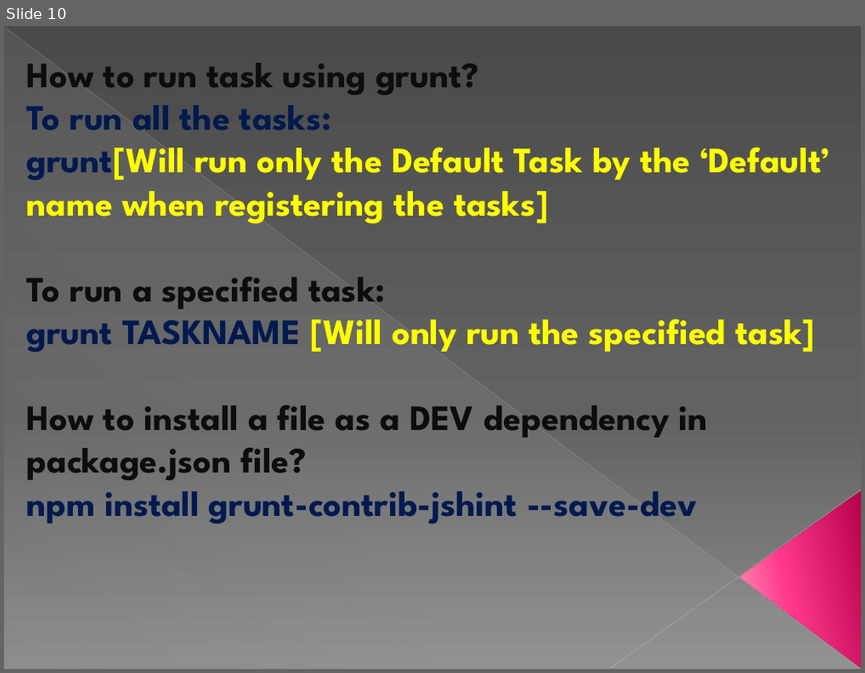
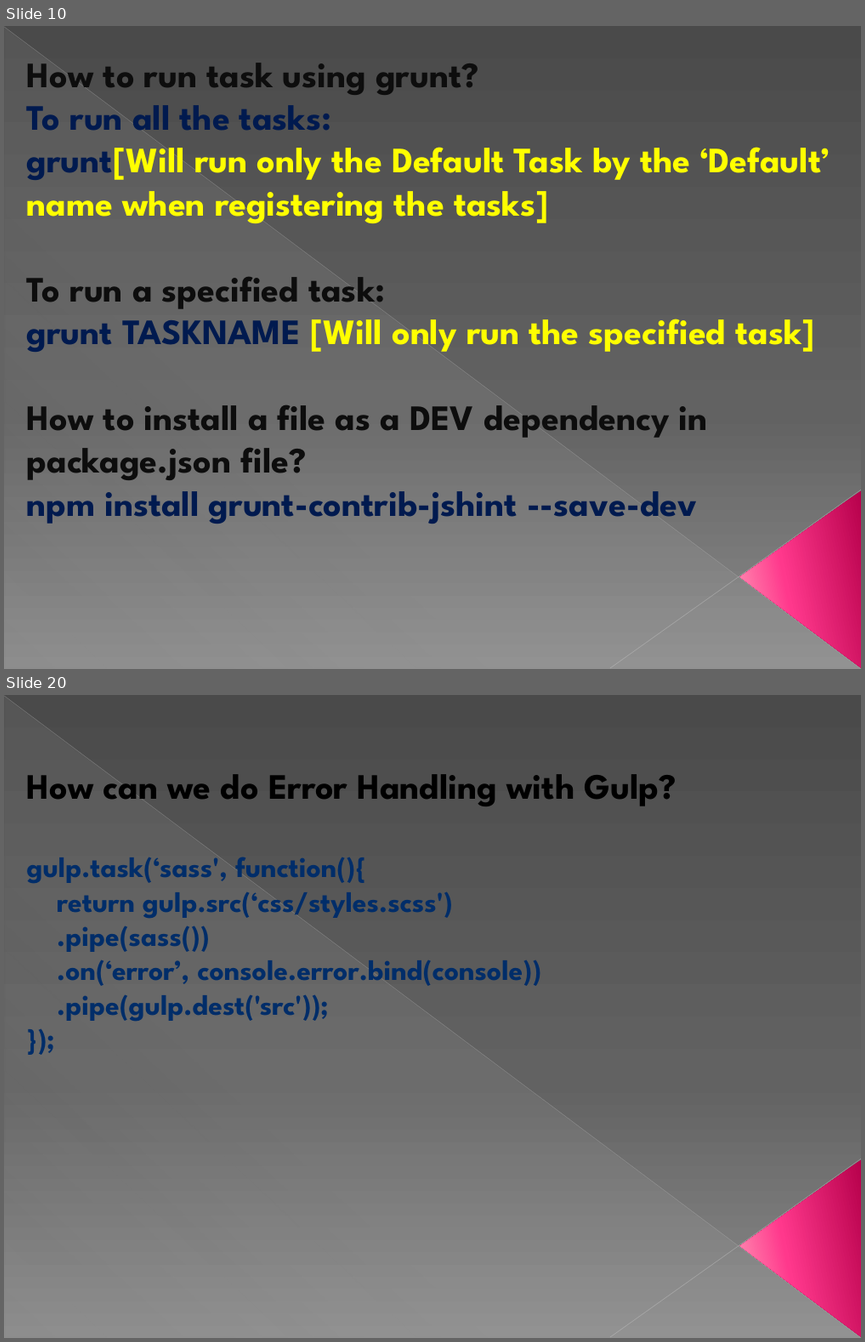
Before and after one commit to Gaurav-Balyan/HTML-Tools, a slide deck: HTML_Tools.pptx. Shown one above the other, each under a label of ours: slide 10 before the commit, slides 10 and 20 after it; the slides between them are not shown. The pictures are 865x673 and 865x1342 pixels, drawn with LibreOffice and Linux fonts; fonts in the diff are those of the drawing. Boxes give left, top, right and bottom in pixels: in the first picture for what was removed or moved away, otherwise in the second. Text is boxed around its words. In the diff, an @@ line names an element or a change of style, - is before the commit and + after.

```diff
--- a/HTML_Tools.pptx
+++ b/HTML_Tools.pptx
@@ slide 20 added at [4, 695, 861, 1338], background gradient #4A4A4A to #626262 to #8C8C8C; not listed: 4 template elements that a slide beside it also shows @@
@@ subtitle added at [27, 774, 676, 1021], 24 pt, text #002D6A, bold @@
+How can we do Error Handling with Gulp?
+gulp.task(‘sass', function(){
+return gulp.src(‘css/styles.scss')
+.pipe(sass())
+.on(‘error’, console.error.bind(console))
+.pipe(gulp.dest('src'));
+});
```
Also in this commit, not shown: 3 slides changed, 8 other slides added.
